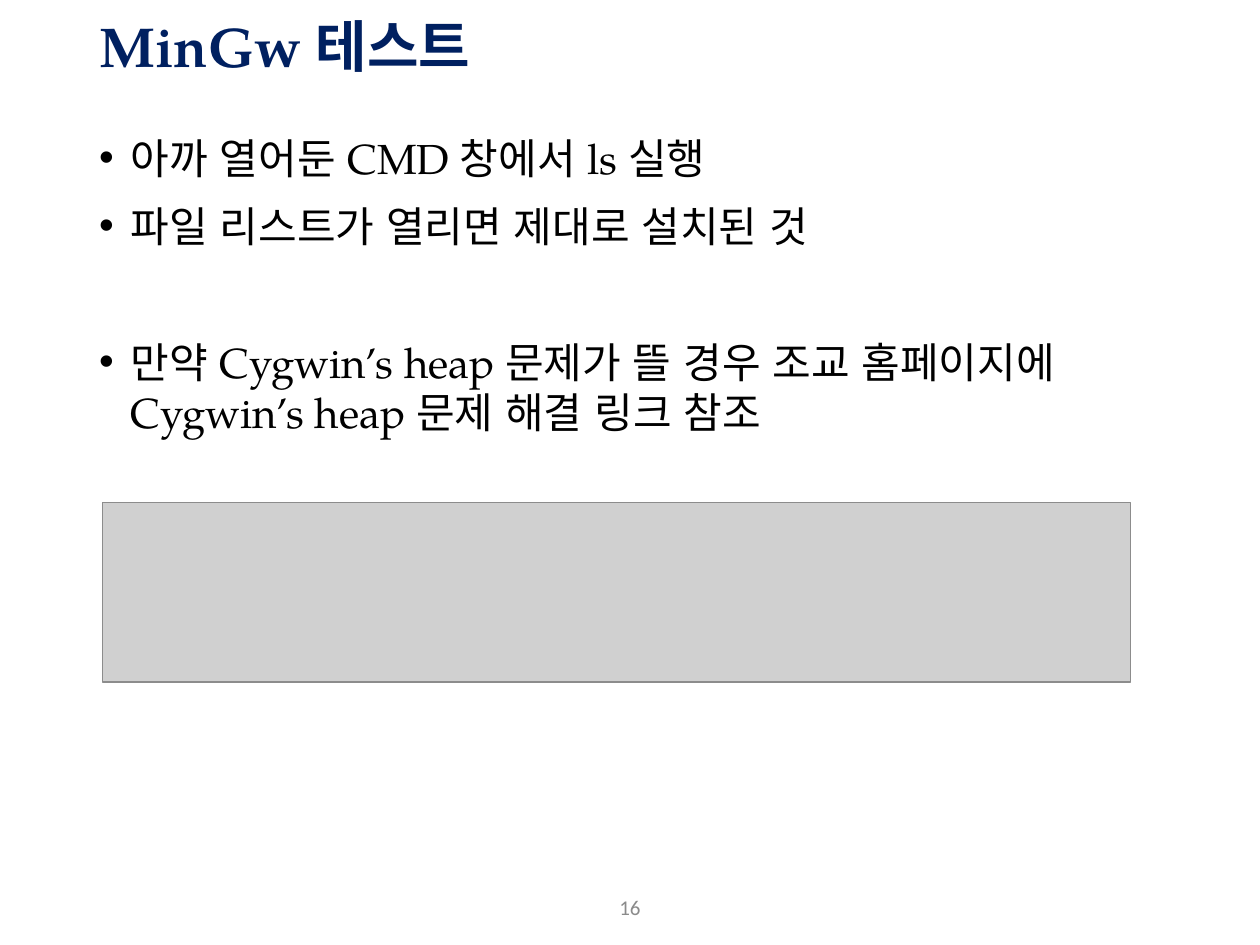
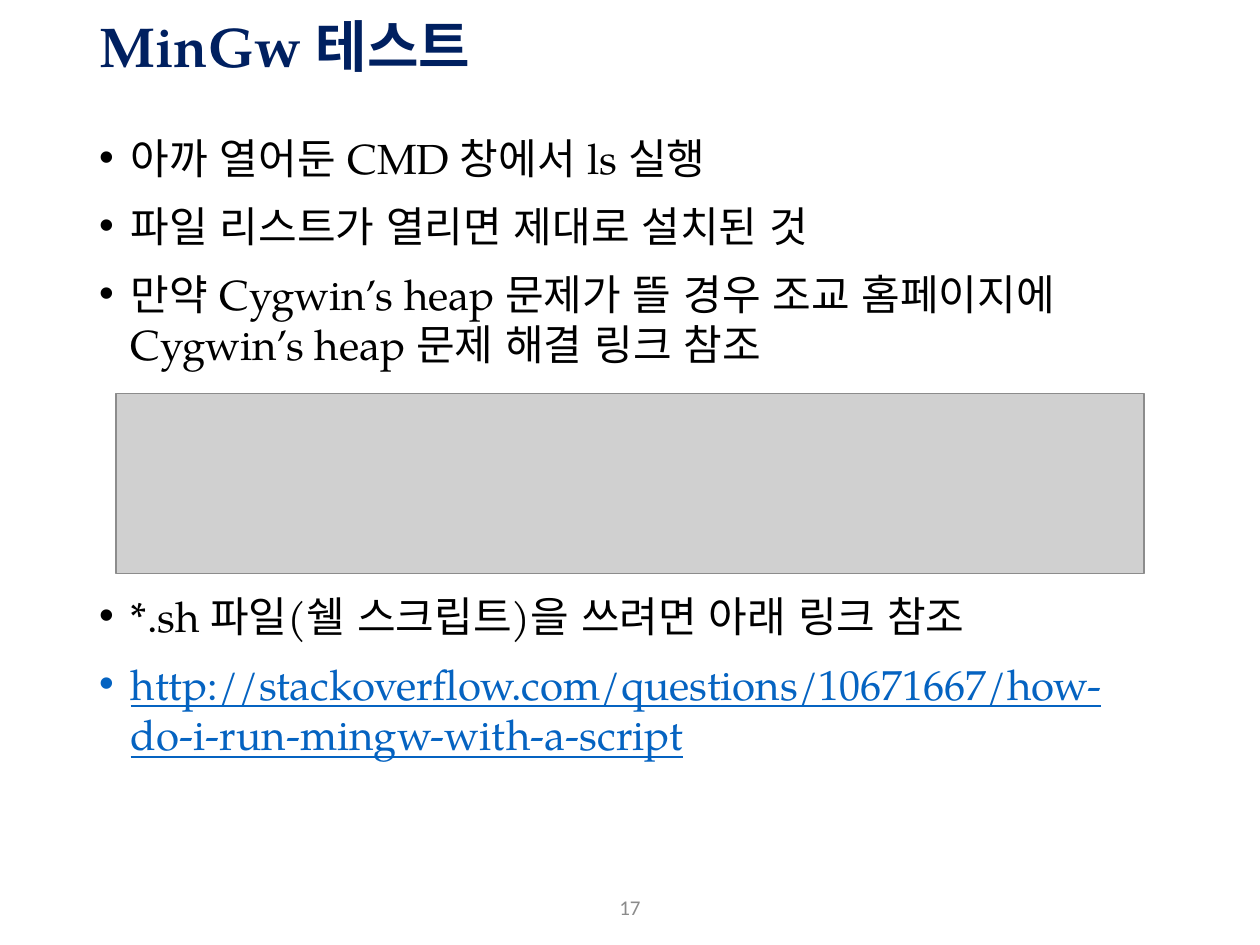
Before and after one commit to Hagazzusa/gykim.github.io, a slide deck: slide 17 of data/ot&env.pptx (slide 16 before the commit). Drawn at 1260x945 pixels with LibreOffice and Linux fonts; fonts in the diff are those of the drawing; grey boxes stand for pictures; background and template pictures are left out. Boxes give left, top, right and bottom in pixels: in the first picture for what was removed or moved away, otherwise in the second. Text is boxed around its words. In the diff, an @@ line names an element or a change of style, - is before the commit and + after.

Commit message:
update

```diff
--- a/data/ot&env.pptx
+++ b/data/ot&env.pptx
@@ picture: place and size @@
-picture at (102, 503, 1130, 683)
+picture at (116, 393, 1144, 573)
@@ text at (131, 597, 1101, 762): paragraphs added @@
+• *.sh 파일(쉘 스크립트)을 쓰려면 아래 링크 참조
+• http://stackoverflow.com/questions/10671667/how-do-i-run-mingw-with-a-script
@@ page number at (619, 901, 640, 915): text changed @@
-16
+17
```
Also in this commit, not shown: 2 other slides changed, 14 slides added, 1 slide removed.
